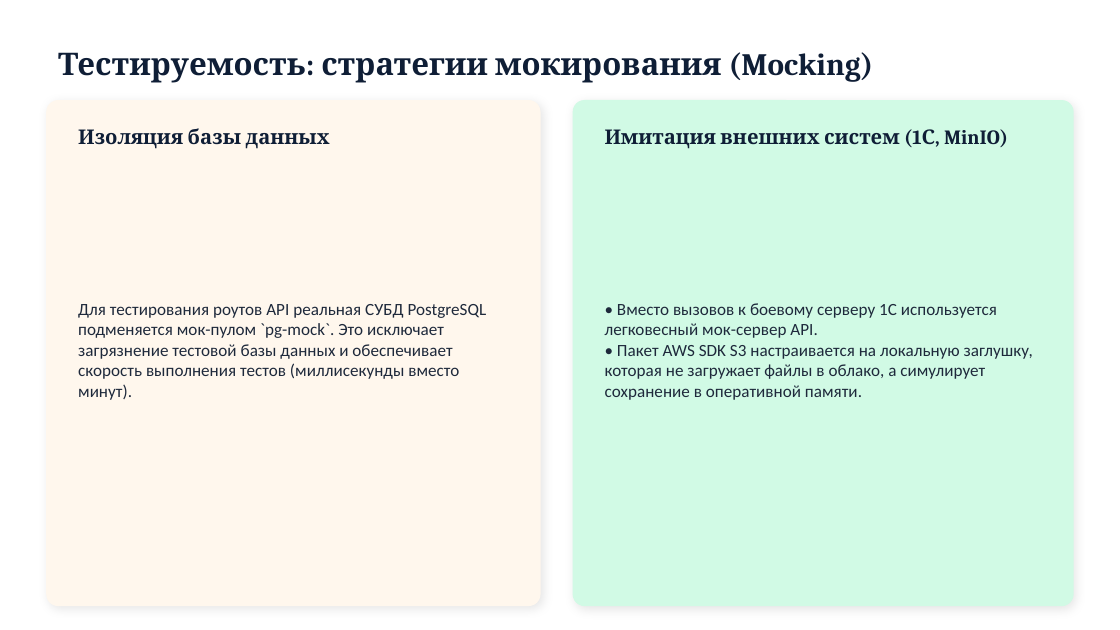
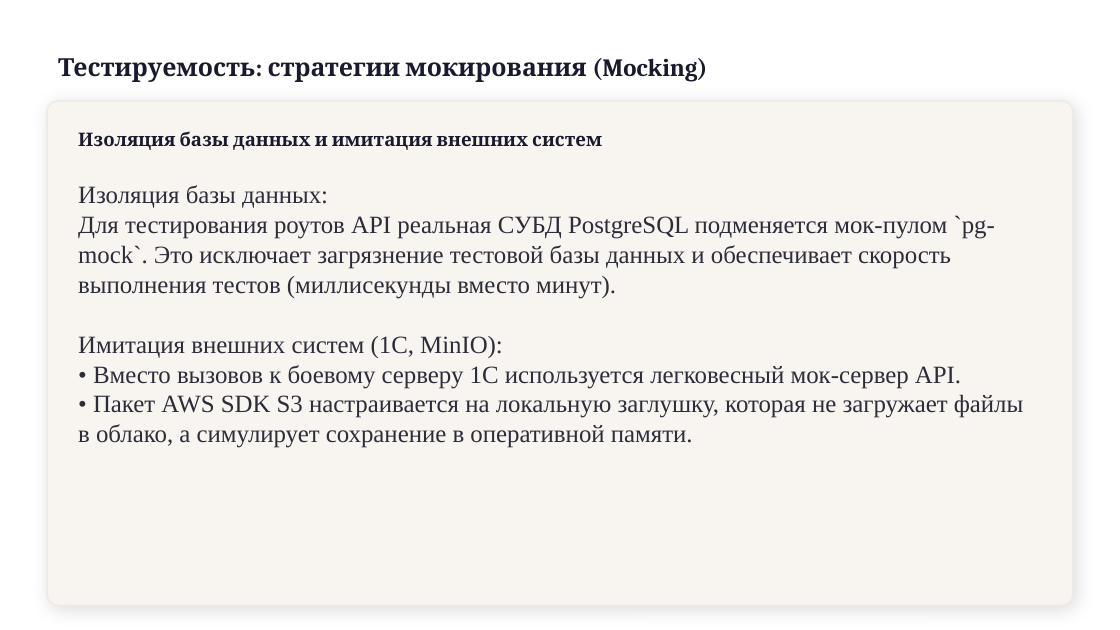
Before and after one commit to x2latte/tppo-presentation-hub--3-, a slide deck: slide 8 of presentations/output/P2_Атрибуты_качества.pptx (slide 7 before the commit). Drawn at 1120x630 pixels with LibreOffice and Linux fonts; fonts in the diff are those of the drawing. Boxes give left, top, right and bottom in pixels: in the first picture for what was removed or moved away, otherwise in the second. Text is boxed around its words. In the diff, an @@ line names an element or a change of style, - is before the commit and + after.

```diff
--- a/presentations/output/P2_Атрибуты_качества.pptx
+++ b/presentations/output/P2_Атрибуты_качества.pptx
@@ text "Тестируемость: стратегии мокирования (Mocking)" at bbox=[58, 58, 707, 82]: size 20 to 16 pt, text colour #0F1E36 to #1A1A2E @@
@@ rounded rectangle removed at bbox=[47, 101, 540, 605] @@
@@ rounded rectangle added at bbox=[47, 101, 1073, 605], fill #F8F4F0, outline #EFEAE3 1 pt @@
@@ rounded rectangle removed at bbox=[573, 101, 1073, 605] @@
@@ text at bbox=[78, 131, 602, 150]: text changed; size 13 to 12 pt; text colour #0F1E36 to #1A1A2E @@
-Изоляция базы данных
+Изоляция базы данных и имитация внешних систем
@@ text removed at bbox=[605, 129, 1008, 149] @@
-Имитация внешних систем (1С, MinIO)
@@ text "Изоляция базы данных:": place and size @@
-text "Изоляция базы данных:" at bbox=[605, 303, 1033, 400]
+text "Изоляция базы данных:" at bbox=[78, 185, 1023, 448]
@@ text "Изоляция базы данных:" at bbox=[78, 185, 1023, 448]: vertical alignment middle to top @@
@@ text at bbox=[78, 185, 995, 358]: paragraphs added @@
+Изоляция базы данных:
+Для тестирования роутов API реальная СУБД PostgreSQL подменяется мок-пулом `pg-mock`. Это исключает загрязнение тестовой базы данных и обеспечивает скорость выполнения тестов (миллисекунды вместо минут).
+Имитация внешних систем (1С, MinIO):
@@ text removed at bbox=[78, 304, 487, 400] @@
-Для тестирования роутов API реальная СУБД PostgreSQL подменяется мок-пулом `pg-mock`. Это исключает загрязнение тестовой базы данных и обеспечивает скорость выполнения тестов (миллисекунды вместо минут).
@@ text at bbox=[78, 365, 1023, 448]: size 11 to 16 pt, font Calibri to Times New Roman, text colour #1E293B to #2D2D3A in "• Вместо вызовов к боевому серверу 1С ...", "• Пакет AWS SDK S3 настраивается на ..." @@
```
Also in this commit, not shown: 14 other slides changed, 1 slide added, 12 other files.
